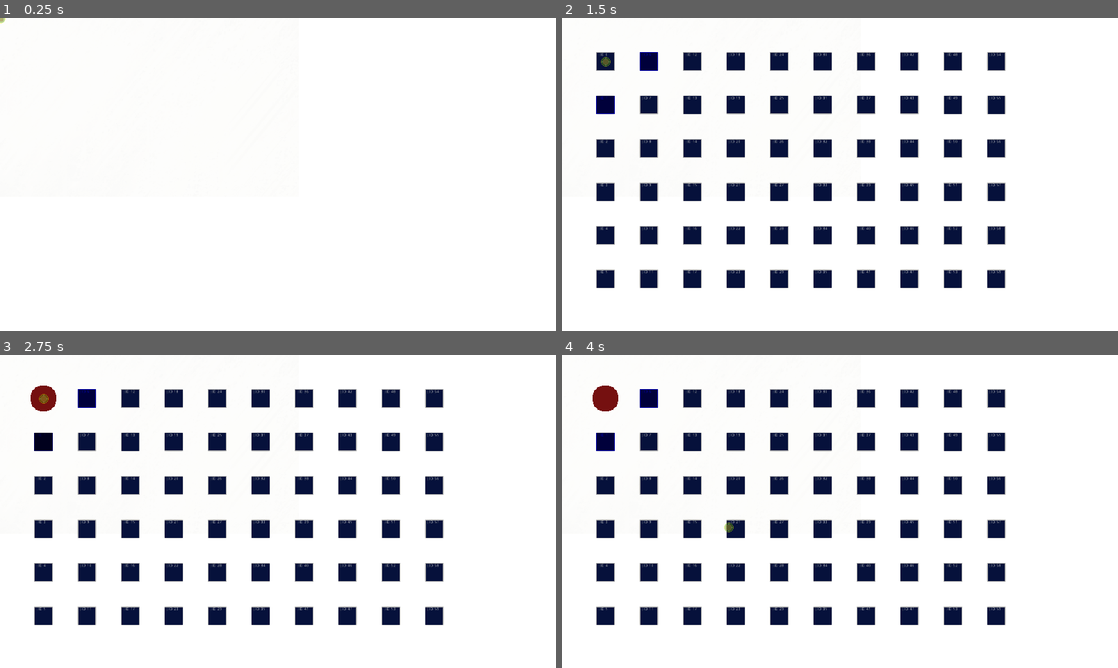
Above: before the commit, frames 1-4 (two rows, left to right).
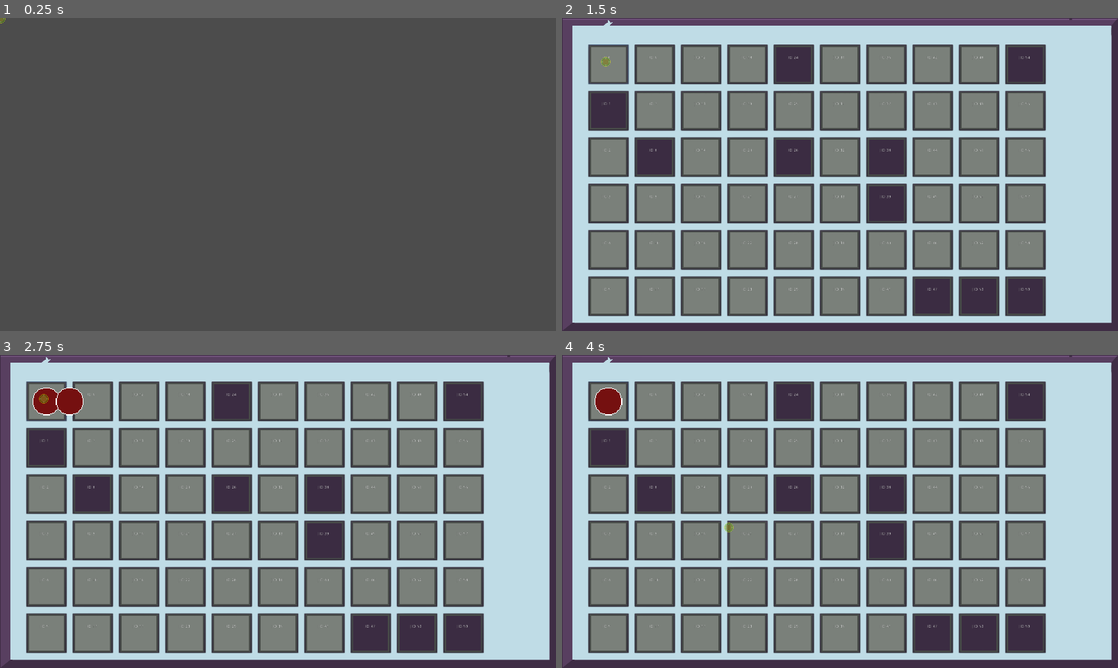
Above: after the commit, the same moments.

Repository: aaronherdzina/grid_rpg
Game: Godot game, scene res://Scenes/MainMenu.tscn
Two runs of this game, one before a commit and one after it. Both use one fixed random seed, a clock stepped at 60 frames per second and the inputs below.
Inputs (mouse positions are in pixels of both pictures, inside the frame that each line leads up to):
- Up to frame 1 (0.25 s): no input
- Up to frame 2 (1.5 s): tap Enter (start) at 0.5 s; move the mouse to (962, 158) at 0.52 s; hold Enter (start) 0.53-1.25 s; click (606, 61) at 1.27 s
- Up to frame 3 (2.75 s): click (44, 398) at 2.02 s
- Up to frame 4 (4 s): click (606, 398) at 2.77 s; tap Enter (start) at 3.5, 3.6 s; move the mouse to (728, 527) at 3.52 s

The runs differ from the first frame. In frame 1, 100% of the frame differs, in the area x 0-100%, y 0-100%; in frame 2, 100%; in frame 3, 99%; in frame 4, 100%.

Commit message:
feat: general updates

Diff:
--- a/Scenes/MainMenu.tscn
+++ b/Scenes/MainMenu.tscn
@@ -1,19 +1,15 @@
-[gd_scene load_steps=4 format=2]
+[gd_scene load_steps=3 format=2]
 
 [ext_resource path="res://Scripts/startingScene.gd" type="Script" id=1]
-[ext_resource path="res://Sprites/UI/white background.png" type="Texture" id=2]
-[ext_resource path="res://Sprites/UI/Untitled_Artwork 2.png" type="Texture" id=3]
+[ext_resource path="res://Sprites/General/basic tile.png" type="Texture" id=2]
 
 [node name="startingScene" type="Node"]
 script = ExtResource( 1 )
 
-[node name="background2" type="Sprite" parent="."]
+[node name="main_menu" type="Node2D" parent="."]
+visible = false
+
+[node name="background" type="Sprite" parent="main_menu"]
 position = Vector2( 508, 296.2 )
 scale = Vector2( 1.75, 2.13333 )
 texture = ExtResource( 2 )
-
-[node name="background" type="Sprite" parent="."]
-modulate = Color( 1, 1, 1, 0.117647 )
-position = Vector2( 508, 296.2 )
-scale = Vector2( 1.75, 2.13333 )
-texture = ExtResource( 3 )
--- a/Scenes/level.tscn
+++ b/Scenes/level.tscn
@@ -1,8 +1,10 @@
-[gd_scene load_steps=5 format=2]
+[gd_scene load_steps=7 format=2]
 
 [ext_resource path="res://Scripts/level.gd" type="Script" id=1]
 [ext_resource path="res://Sprites/General/blueDot.png" type="Texture" id=2]
 [ext_resource path="res://Sprites/General/darkBlueBox.png" type="Texture" id=3]
+[ext_resource path="res://Sprites/General/wall.png" type="Texture" id=4]
+[ext_resource path="res://Sprites/General/basic tile.png" type="Texture" id=5]
 
 [sub_resource type="TileSet" id=1]
 0/name = "darkBlueBox.png 0"
@@ -33,6 +35,17 @@
 script = ExtResource( 1 )
 
 [node name="background_imgs" type="Node2D" parent="."]
+z_index = -100
+
+[node name="Sprite2" type="Sprite" parent="background_imgs"]
+position = Vector2( 994.899, 499.217 )
+scale = Vector2( 1.28933, 0.837034 )
+texture = ExtResource( 4 )
+
+[node name="Sprite" type="Sprite" parent="background_imgs"]
+position = Vector2( 962.372, 540.23 )
+scale = Vector2( 0.938542, 0.526294 )
+texture = ExtResource( 5 )
 
 [node name="nav" type="Navigation2D" parent="."]
 
--- a/Scenes/tile.tscn
+++ b/Scenes/tile.tscn
@@ -1,16 +1,16 @@
 [gd_scene load_steps=3 format=2]
 
 [ext_resource path="res://Scripts/tile.gd" type="Script" id=1]
-[ext_resource path="res://Sprites/General/darkBlueBox.png" type="Texture" id=2]
+[ext_resource path="res://Sprites/tiles/basic/gridrpgBasic.png" type="Texture" id=2]
 
 [node name="tile" type="Node2D"]
 script = ExtResource( 1 )
 
 [node name="Button" type="Button" parent="."]
-margin_left = -31.0
-margin_top = -31.0
-margin_right = 31.0
-margin_bottom = 31.0
+margin_left = -69.0
+margin_top = -68.0
+margin_right = 70.0
+margin_bottom = 68.0
 __meta__ = {
 "_edit_use_anchors_": false
 }
--- a/Scripts/enemy.gd
+++ b/Scripts/enemy.gd
@@ -1,6 +1,6 @@
 extends Node2D
 
-var speed = 350
+var speed = rand_range(300, 450)
 var path = []
 var target_pos = Vector2()
 var target_tile = null
@@ -41,21 +41,21 @@
 			if p == t.index:
 				path.append(t)
 				debug_idx_path.append(t.index)
-				t.modulate = Color(.7, .7, .2, 1)
 	print('debug_idx_path is ' + str(debug_idx_path) + ' made from start' + str(current_tile.index) + ' to '  + str(target_tile.index) + ' with point array ' + str(point_path))
 	if path.size() > 0:
 		current_tile = path[0]
-		path[0].modulate = Color(0, 0, .5, 1)
-		path[-1].modulate = Color(1, 1, 0, 1)
+		#path[0].modulate = Color(0, 0, .5, 1)
+		#path[-1].modulate = Color(1, 1, 0, 1)
 
 
 func _process(delta):
 	# note the path is a list of actual tiles
 	if path.size() > 0:
 		var d = self.global_position.distance_to(path[0].global_position)
-		if d > 2:
+		if d > 10:
 			position = self.global_position.linear_interpolate(path[0].global_position, (speed * delta)/d)
 		else:
+			print('remove pos')
 			current_tile = path[0]
 			position = current_tile.global_position
 			path.remove(0)
--- a/Scripts/level.gd
+++ b/Scripts/level.gd
@@ -11,11 +11,9 @@
 var bottom_tiles = []
 var left_tiles = []
 var right_tiles = []
-var tile_gap = 50
+var tile_gap = 160
 
-var min_tile_gap = 50
-var max_tile_gap = 150
-var enms = 1
+var enms = 5
 var level_astar = null
 # Called when the node enters the scene tree for the first time.
 func _ready():
@@ -28,14 +26,6 @@
 	var row = meta.current_level_rows
 	#if not starting_tile:
 	#	starting_tile = get_node("starting_tile")
-
-	# devide screen width by total tiles and additional 5% buffer to find tile spacing
-	tile_gap = 1080 / (col * row) * (col + row)
-	if tile_gap < min_tile_gap:
-		tile_gap = min_tile_gap
-	if tile_gap > max_tile_gap:
-		tile_gap = max_tile_gap
-	print('tile gap is ' + str(tile_gap))
 
 	var tile_index = -1
 
@@ -64,22 +54,6 @@
 									(r * tile_gap),\
 									starting_tile.global_position.y +\
 									(c * tile_gap))
-			"""
-			if not path_start_tile:
-				if rand_range(0, 10) >= 9.9
-					or tile_index >= (col * row) * .70:
-					path_start_tile = t
-					t.modulate = Color(1, 1, 0, 1)
-					t.is_start = true
-					t.can_move = true
-			if not path_end_tile:
-				if rand_range(0, 10) >= 9.5
-				   or tile_index >= (col * row) * .99:
-					path_end_tile = t
-					t.modulate = Color(0, 0, 1, 1)
-					t.is_end = true
-					t.can_move = true
-			"""
 			if main.debug:
 				t.get_node("debug_info").visible = true
 				t.get_node("debug_info").set_text(tile_info)
@@ -112,12 +86,16 @@
 
 func set_tile_neighbors(row, col):
 	for t in level_tiles:
-		if rand_range(0, 10) >= 99:
+		if rand_range(0, 10) >= 8:
 			t.can_move = false
-			t.modulate = Color(0, 0, 0, 1)
 			connect_astart_path_neightbors(level_astar, t.index, t, row, col, 100)
+			t.get_node("Sprite").set_texture(main.WALL_TILE)
+		elif rand_range(0, 10) >= 9:
+			connect_astart_path_neightbors(level_astar, t.index, t, row, col, 1)
+			t.get_node("Sprite").set_texture(main.MOUNTAIN_TILE)
 		else:
 			connect_astart_path_neightbors(level_astar, t.index, t, row, col, 1)
+			t.get_node("Sprite").set_texture(main.BASIC_TILE)
 
 
 func connect_astart_path_neightbors(astar_path_obj, tile_index, tile, row, col, tile_weight):
--- a/Scripts/main.gd
+++ b/Scripts/main.gd
@@ -2,6 +2,12 @@
 
 const debug = true # for dev
 
+
+# TILES
+const BASIC_TILE = preload("res://Sprites/tiles/basic/gridrpgBasic.png")
+const WALL_TILE = preload("res://Sprites/tiles/basic/gridrpgWall.png")
+const MOUNTAIN_TILE = preload("res://Sprites/tiles/basic/gridrpgBasic.png")
+#######
 
 
 const LEVEL = preload("res://Scenes/level.tscn")
@@ -127,6 +133,7 @@
 			waitToProcessMenuClick = false
 	if Input.is_action_pressed("start"):
 		if current_screen == 'main_menu':
+			#get_node("/root/main_menu").visible = false
 			var l = LEVEL.instance()
 			get_node("/root").add_child(l)
 			l.spawn_tiles()
--- a/Scripts/tile.gd
+++ b/Scripts/tile.gd
@@ -36,15 +36,16 @@
 	var debug_text = ""
 
 	get_tile_neighbors()
-	for t in l.level_tiles:
-		t.modulate = Color(1, 1, 1, 1)
-		if not t.can_move:
-			t.modulate = Color(.4, .4, .4, 1)
+	#for t in l.level_tiles:
+	#	t.modulate = Color(1, 1, 1, 1)
+	#	if not t.can_move:
+	#		t.modulate = Color(.4, .4, .4, 1)
 
-	for n in neighbors:
-		debug_text += " " + str(n.index)
-		n.modulate = Color(0, 0, 1, 1)
-	print('neighbors ' + str(neighbors) + " " + debug_text)
+	if main.debug:
+		for n in neighbors:
+			debug_text += " " + str(n.index)
+		#	n.modulate = Color(0, 0, 1, 1)
+		print('neighbors ' + str(neighbors) + " " + debug_text)
 	for enm in get_tree().get_nodes_in_group("enemies"):
 		enm.set_tile_target(self)
 		enm.set_navigation()
Binary file added: Sprites/General/basic tile.png
Not shown, added: Sprites/General/basic tile.png.import
Binary file added: Sprites/General/wall.png
Not shown, added: Sprites/General/wall.png.import
Binary file added: Sprites/tiles/basic/gridrpgBasic.png
Not shown, added: Sprites/tiles/basic/gridrpgBasic.png.import
Binary file added: Sprites/tiles/basic/gridrpgWall.png
Not shown, added: Sprites/tiles/basic/gridrpgWall.png.import
